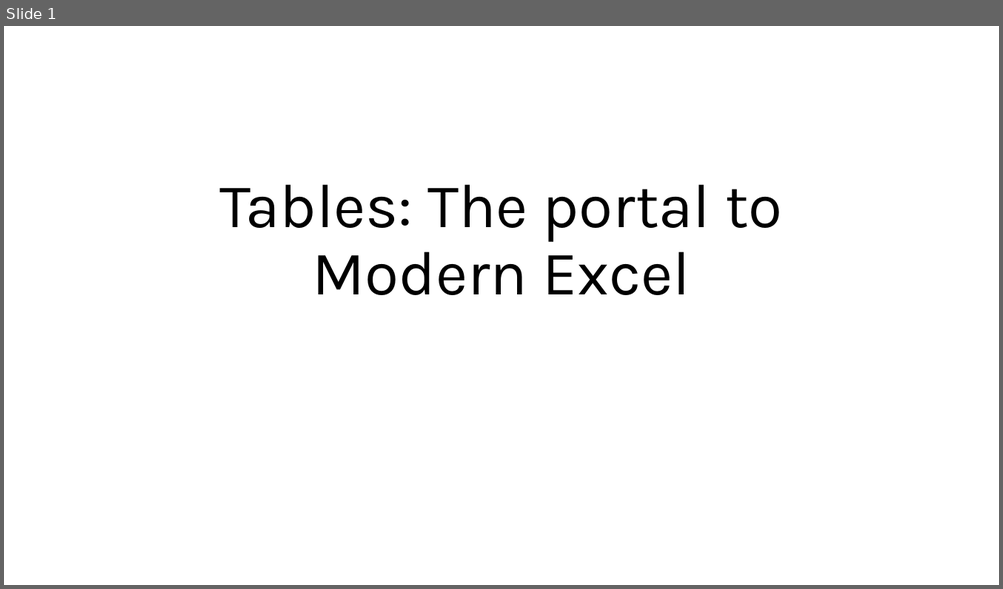
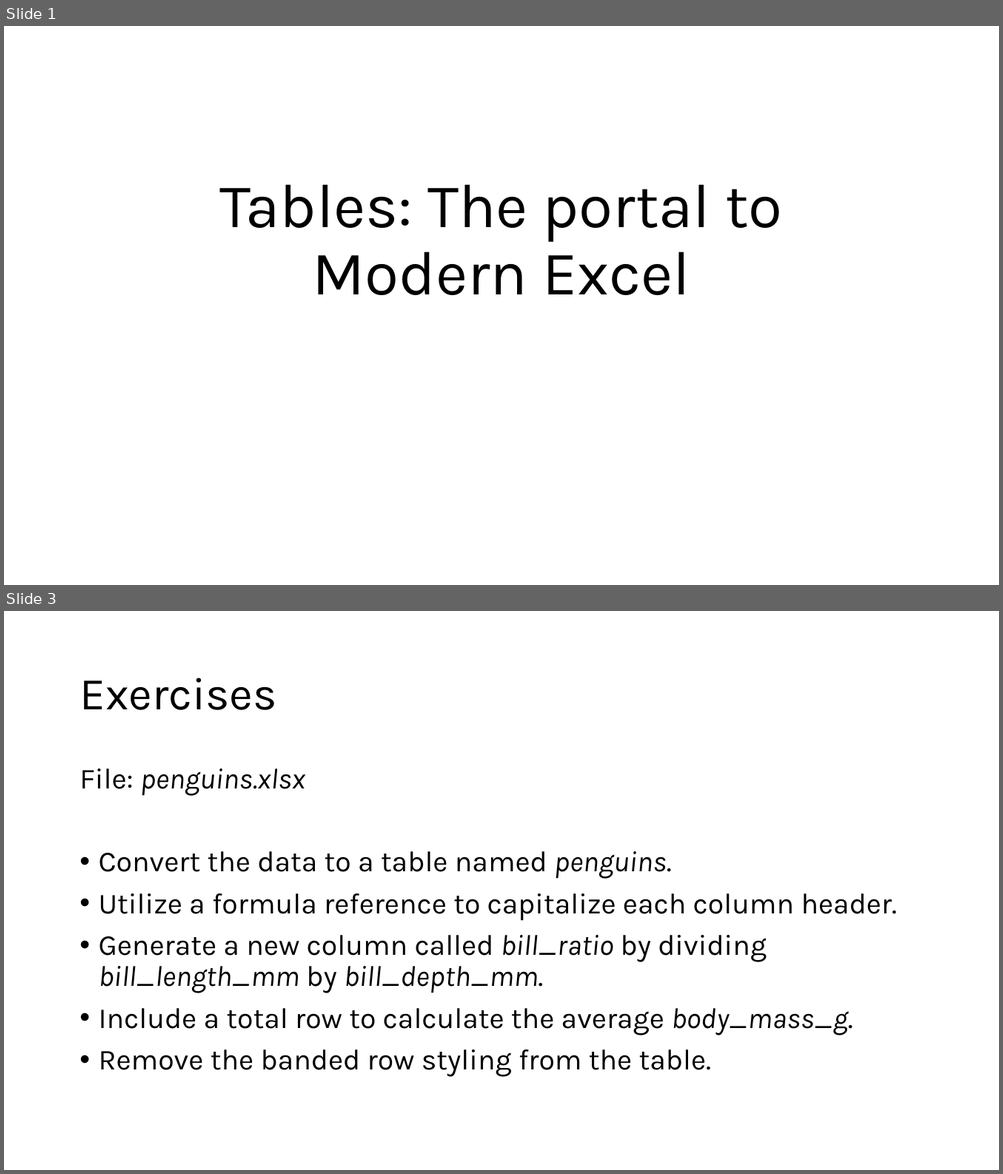
Before and after one commit to stringfestdata/complianceiq-tables-portal-to-modern-excel, a slide deck: complianceiq-tables-portal-modern-excel.pptx. Shown one above the other, each under a label of ours: slide 1 before the commit, slides 1 and 3 after it; the slides between them are not shown. The pictures are 1003x589 and 1003x1174 pixels, drawn with LibreOffice and Linux fonts; fonts in the diff are those of the drawing. Boxes give left, top, right and bottom in pixels: in the first picture for what was removed or moved away, otherwise in the second. Text is boxed around its words. In the diff, an @@ line names an element or a change of style, - is before the commit and + after.

```diff
--- a/complianceiq-tables-portal-modern-excel.pptx
+++ b/complianceiq-tables-portal-modern-excel.pptx
@@ slide 3 added at [4,611,999,1170], background #FFFFFF @@
@@ title added at [79,678,276,710], 44 pt, text #000000 @@
+Exercises
@@ text added at [79,769,897,1077], 28 pt, text #000000 @@
+File: penguins.xlsx
+• Convert the data to a table named penguins.
+• Utilize a formula reference to capitalize each column header.
+• Generate a new column called bill_ratio by dividing bill_length_mm by bill_depth_mm.
+• Include a total row to calculate the average body_mass_g.
+• Remove the banded row styling from the table.
```
Also in this commit, not shown: 2 other slides added, 1 slide removed, 2 other files.
